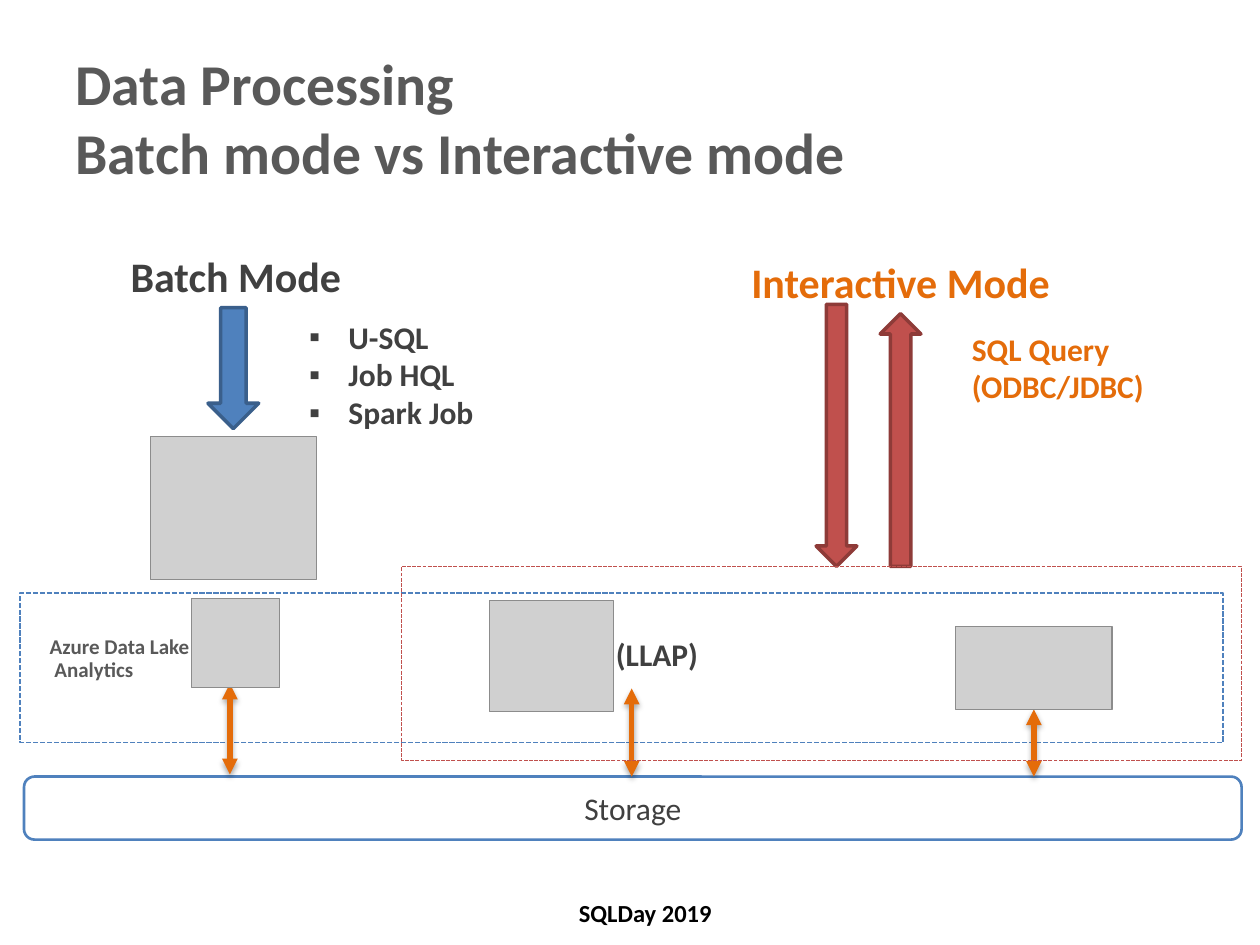
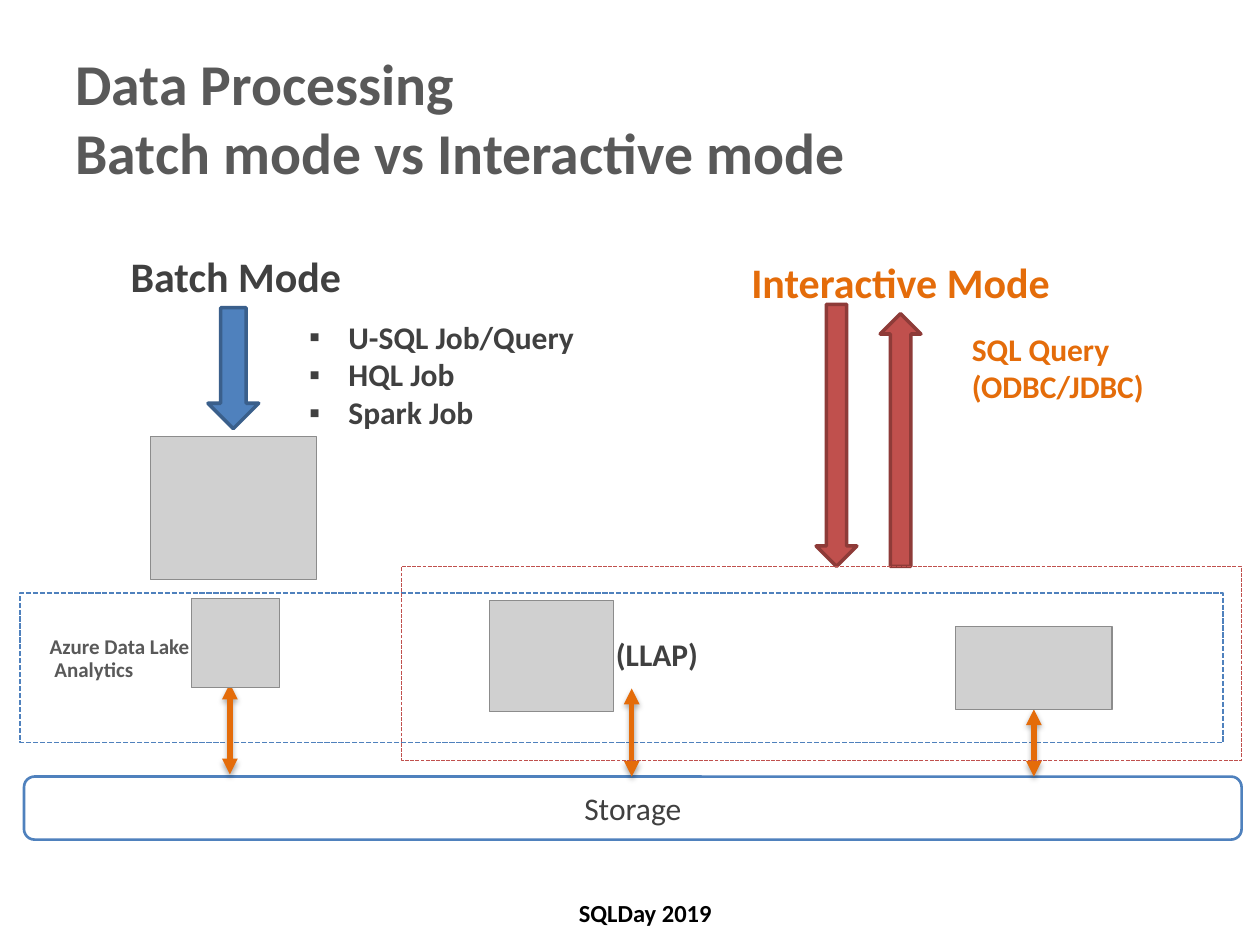
Before and after one commit to cloud4yourdata/CommunityEvents, a slide deck: slide 12 of SQLDay2019/SQLDay2019_PartitioningInBigDataSolutions.pptx. Drawn at 1260x945 pixels with LibreOffice and Linux fonts; fonts in the diff are those of the drawing; grey boxes stand for pictures; background and template pictures are left out. Boxes give left, top, right and bottom in pixels: in the first picture for what was removed or moved away, otherwise in the second. Text is boxed around its words. In the diff, an @@ line names an element or a change of style, - is before the commit and + after.

```diff
--- a/SQLDay2019/SQLDay2019_PartitioningInBigDataSolutions.pptx
+++ b/SQLDay2019/SQLDay2019_PartitioningInBigDataSolutions.pptx
@@ text at box(348, 327, 574, 390): text changed @@
-▪ U-SQL
-▪ Job HQL
+▪ U-SQL Job/Query
+▪ HQL Job
```
Also in this commit, not shown: 17 other slides changed, 1 other file.
